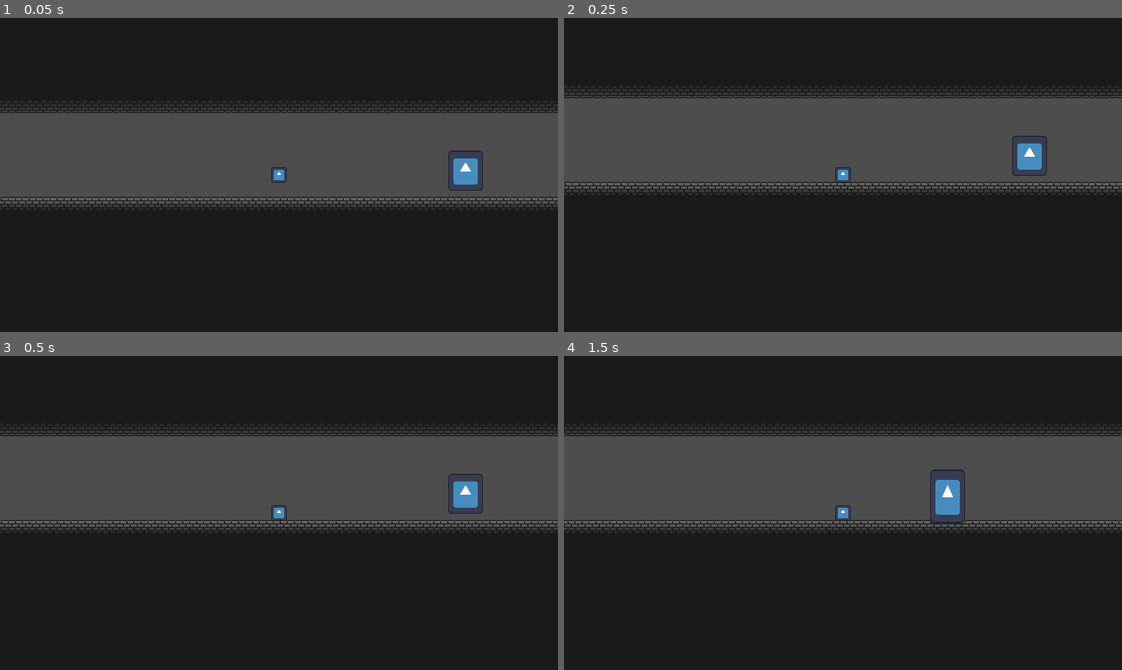
Above: before the commit, frames 1-4 (two rows, left to right).
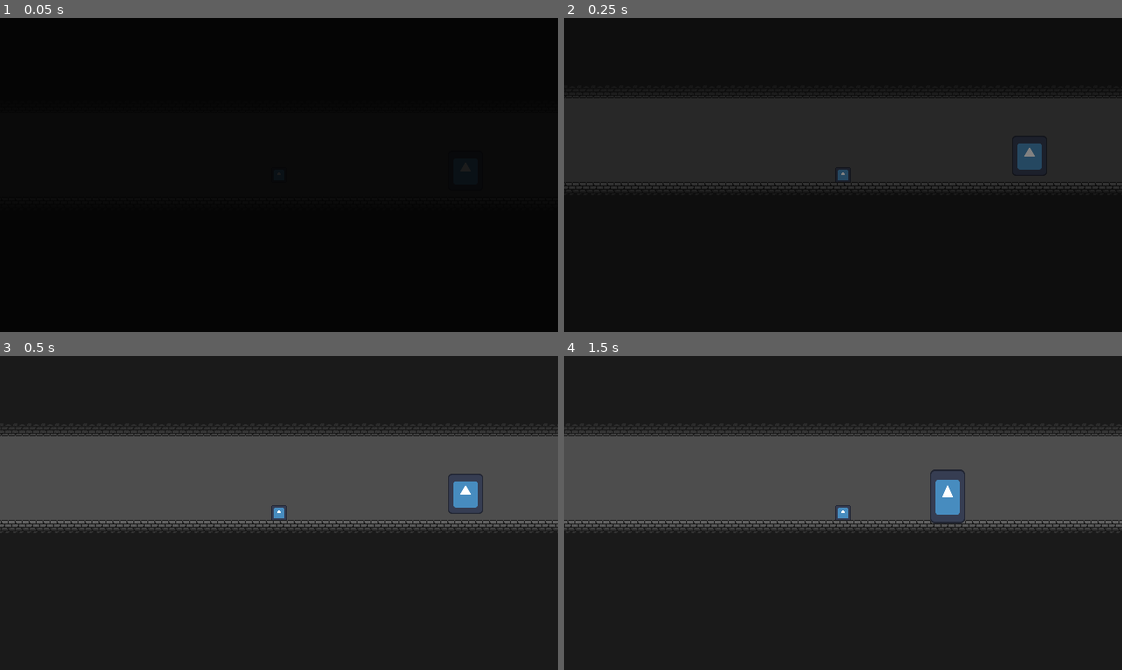
Above: after the commit, the same moments.

Repository: MatthewBL/Gates-and-Gems
Game: Godot game, scene res://scenes/level_manager/level_manager.tscn
Two runs of this game, one before a commit and one after it. Both use one fixed random seed, a clock stepped at 60 frames per second and the inputs below. The engine's default icon, where the game draws it, is replaced by a stand-in: a white triangle on a blue panel in a dark square.
Inputs:
- Up to frame 1 (0.05 s): no input
- Up to frame 2 (0.25 s): no input
- Up to frame 3 (0.5 s): no input
- Up to frame 4 (1.5 s): tap Enter (ui_accept) at 0.5, 0.77 s; hold Right (ui_right) from 0.53 s (still down)

The runs differ from the first frame. In frame 1, 33% of the frame differs, in the area x 0-100%, y 26-62%; in frame 2, 29%; in frame 3, nothing differs; in frame 4, nothing differs.

Commit message:
Fade in/out and pause menu incorporated

Diff:
--- a/scenes/level_manager/level_manager.tscn
+++ b/scenes/level_manager/level_manager.tscn
@@ -4,6 +4,8 @@
 [ext_resource type="PackedScene" uid="uid://df55vblscw7gg" path="res://scenes/levels/level_1.tscn" id="2_ikvo2"]
 [ext_resource type="PackedScene" uid="uid://v40swcvc25lm" path="res://scenes/player.tscn" id="2_s5yp0"]
 [ext_resource type="PackedScene" uid="uid://dquvxukpdhikm" path="res://scenes/levels/level_2.tscn" id="3_edw4w"]
+[ext_resource type="PackedScene" uid="uid://dgwfxno32tioc" path="res://scenes/fade_in_out.tscn" id="3_oxi2h"]
+[ext_resource type="PackedScene" uid="uid://btdsf8n7usyx0" path="res://scenes/pause_menu.tscn" id="4_ikvo2"]
 
 [node name="LevelManager" type="Node2D" unique_id=1405935450 node_paths=PackedStringArray("player")]
 script = ExtResource("1_1hfdo")
@@ -15,3 +17,9 @@
 
 [node name="LevelContainer" type="Node2D" parent="." unique_id=1309870415]
 unique_name_in_owner = true
+
+[node name="PauseMenu" parent="." unique_id=567695629 instance=ExtResource("4_ikvo2")]
+process_mode = 3
+visible = false
+
+[node name="FadeInOut" parent="." unique_id=1018078760 instance=ExtResource("3_oxi2h")]
